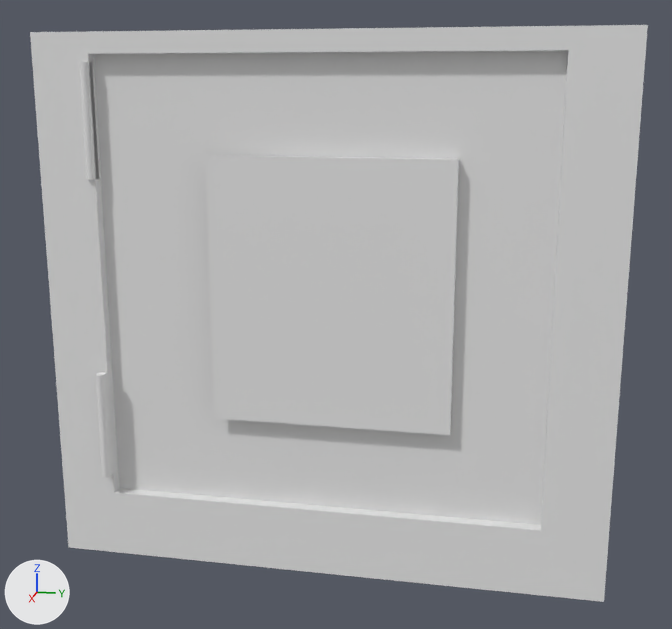
Before and after pictures for a commit that changed the Blender file BlenderModels/Motel/Props/MoneySafe.blend.
Both versions are drawn from a 50 mm camera at (1.443, 0.244, 0.627) aimed at (0.033, -0.038, 0.274). The axes (+X, +Y, +Z) are drawn at lower left. The lights are the same throughout. The older version comes first.

Before the edit, the objects in view are built like this:
```python
me_cube = bpy.data.meshes.new('Cube')
me_cube.from_pydata(...)  # a box spanning x -1.0..1.0, y -1.0..1.0, z -1.0..1.0
me_cube.materials.append(mat_material)  # white #e7e7e7
ob_moneysafe = bpy.data.objects.new('MoneySafe', me_cube)
ob_moneysafe.location = (0.0, 0.0, 0.339)
ob_moneysafe.scale = (0.325, 0.37, 0.353)
_m = ob_moneysafe.modifiers.new('Boolean', 'BOOLEAN')
_m.object = ob_moneysafedoorcutout
ob_moneysafedoorjutout = bpy.data.objects.new('MoneySafeDoorJutOut', me_cube)
ob_moneysafedoorjutout.location = (0.342, -0.00304, 0.37)
ob_moneysafedoorjutout.scale = (0.0312, 0.17, 0.173)
_m = ob_moneysafedoorjutout.modifiers.new('Bevel', 'BEVEL')
_m.width = 1.0
_m.width_pct = 1.0
_m.segments = 10
_m.limit_method = 'WEIGHT'
ob_moneysafedoorjutout.hide_set(True)
ob_safedoorhingebottom = bpy.data.objects.new('SafeDoorHingeBottom', me_cube)
ob_safedoorhingebottom.location = (0.335, -0.298, 0.18)
ob_safedoorhingebottom.scale = (0.00773, 0.00598, 0.0728)
_m = ob_safedoorhingebottom.modifiers.new('Bevel', 'BEVEL')
_m.width = 1.0
_m.width_pct = 1.0
_m.segments = 10
_m.limit_method = 'WEIGHT'
ob_safedoorhingetop = bpy.data.objects.new('SafeDoorHingeTop', me_cube)
ob_safedoorhingetop.location = (0.323, -0.299, 0.583)
ob_safedoorhingetop.scale = (0.00773, 0.00598, 0.0728)
_m = ob_safedoorhingetop.modifiers.new('Bevel', 'BEVEL')
_m.width = 1.0
_m.width_pct = 1.0
_m.segments = 10
_m.limit_method = 'WEIGHT'
```
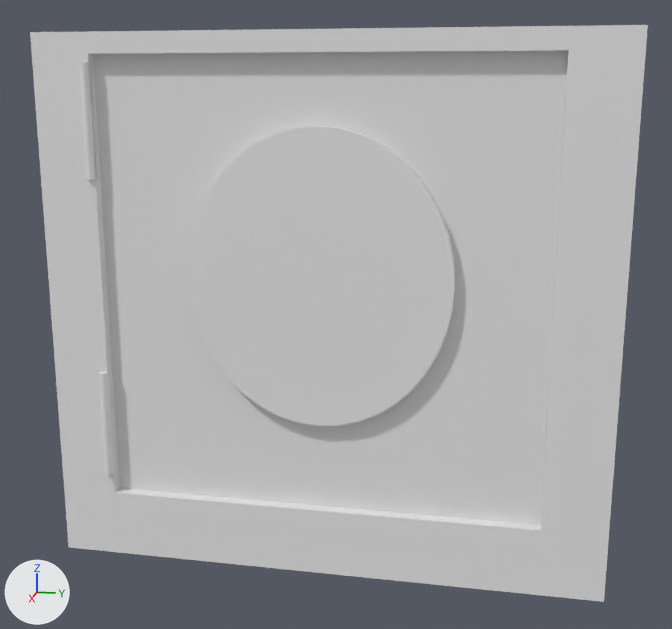
ob_moneysafedoorjutout is not drawn itself; it is used by a modifier of ob_moneysafedoorcutout.

Where the change shows, as pixel boxes (x1, y1, x2, y2) in the pictures (672 x 629 px):
```json
{"object": "SafeDoorHingeBottom", "change": "moved", "before": [96, 372, 113, 478], "after": [99, 371, 115, 475]}
{"part": 1, "of": "me_cube", "change": "shading changed", "before": [87, 58, 473, 496], "after": [87, 58, 473, 496]}
```

Scene script edits in JSON lines:
```json
{"block": "me_cube", "where": "me_cube.from_pydata(...)  # 8 vertices, 6 faces; spans x -1.0..1.0, y -1.0..1.0, z -1.0..1.0"}
{"block": "me_cube", "where": "# used by ob_moneysafe; location = (0.0, 0.0, 0.339); scale = (0.325, 0.37, 0.353)"}
{"block": "me_cube", "change": "me_cube part 1: creased or bevel-weighted edges go from 3 to 4"}
{"op": "set", "path": "ob_moneysafedoorjutout.location", "old": "(0.342, -0.00304, 0.37)", "new": "(0.342, -0.00304, 0.388)"}
{"op": "set", "path": "ob_moneysafedoorjutout.rotation_euler", "old": "(0.0, 0.0, 0.0)", "new": "(0.0, 1.571, 0.0)", "note": "degrees (0, 0, 0) -> degrees (0, 90, 0)"}
{"op": "set", "path": "ob_moneysafedoorjutout.scale", "old": "(0.0312, 0.17, 0.173)", "new": "(0.191, 0.17, 0.173)"}
{"op": "set", "path": "ob_safedoorhingebottom.location", "old": "(0.335, -0.298, 0.18)", "new": "(0.325, -0.298, 0.18)"}
```
